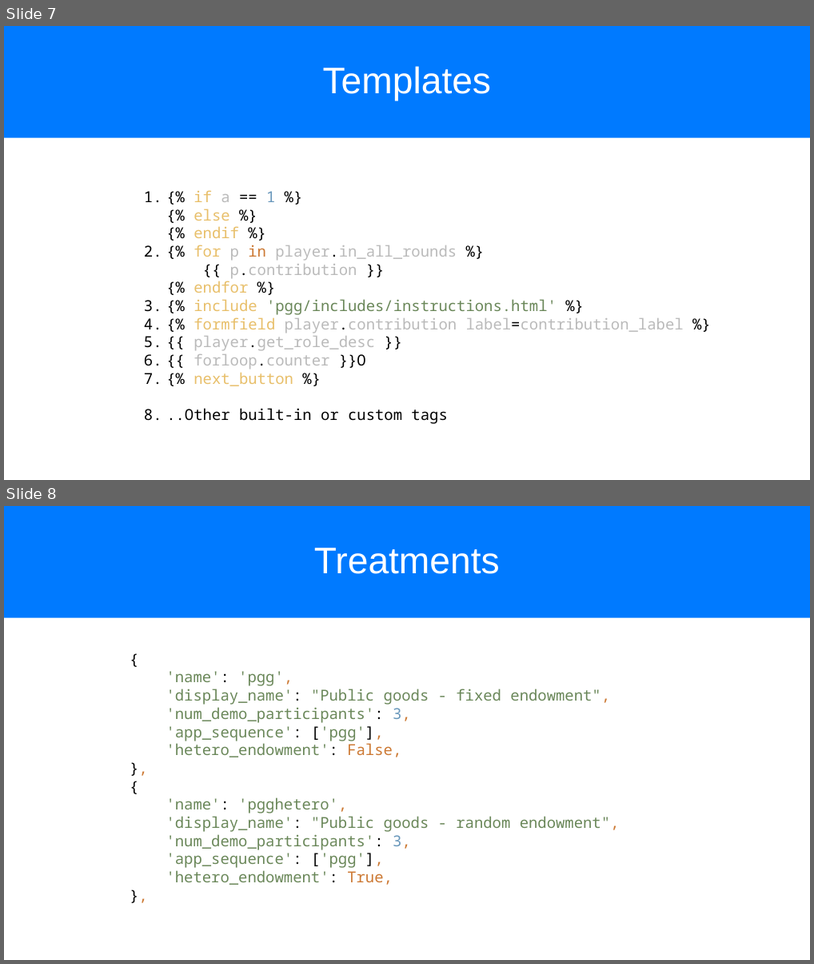
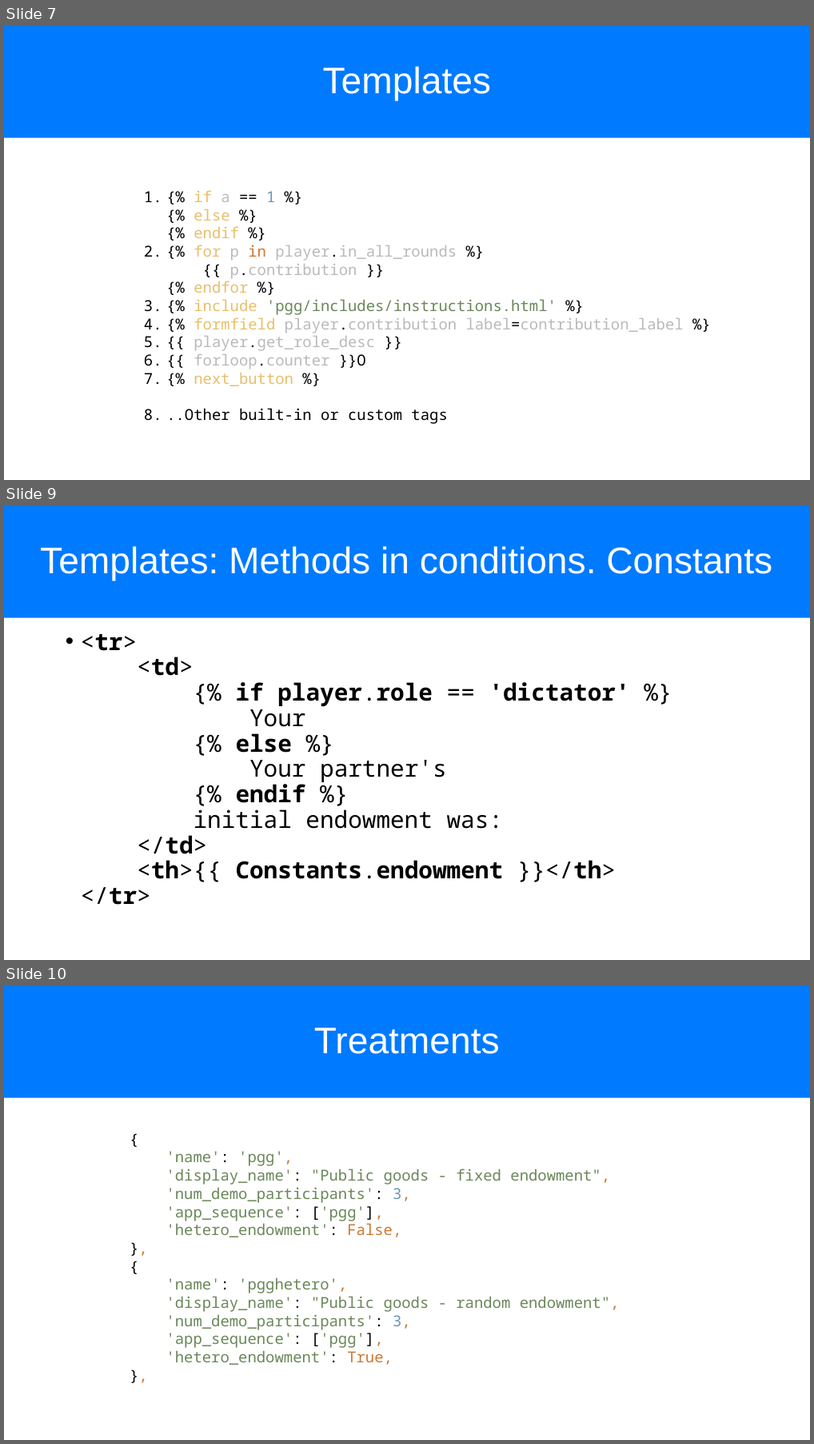
Before and after one commit to chapkovski/uncertainty-summer-school, a slide deck: presentations/frankfurt_july_2019 day3.pptx. Shown one above the other, each under a label of ours: slides 7 and 8 before the commit, slides 7, 9 and 10 after it; the slides between them are not shown. The pictures are 814x964 and 814x1444 pixels, drawn with LibreOffice and Linux fonts; fonts in the diff are those of the drawing. Boxes give left, top, right and bottom in pixels: in the first picture for what was removed or moved away, otherwise in the second. Text is boxed around its words. In the diff, an @@ line names an element or a change of style, - is before the commit and + after.

```diff
--- a/presentations/frankfurt_july_2019 day3.pptx
+++ b/presentations/frankfurt_july_2019 day3.pptx
@@ slide 9 added at bbox=[4, 506, 810, 960], background #FFFFFF @@
@@ title added at bbox=[4, 506, 810, 618], fill #007AFF, 44 pt, text #FFFFFF @@
+Templates: Methods in conditions. Constants
@@ text added at bbox=[81, 634, 630, 904], 28 pt, text #000000 @@
+• <tr>
+  <td>
+  {% if player.role == 'dictator' %}
+  Your
+  {% else %}
+  Your partner's
+  {% endif %}
+  initial endowment was:
+  </td>
+  <th>{{ Constants.endowment }}</th>
+  </tr>
@@ what was slide 8 is now slide 10 @@
```
Also in this commit, not shown: 1 slide changed, 2 other slides added, 21 other files.
